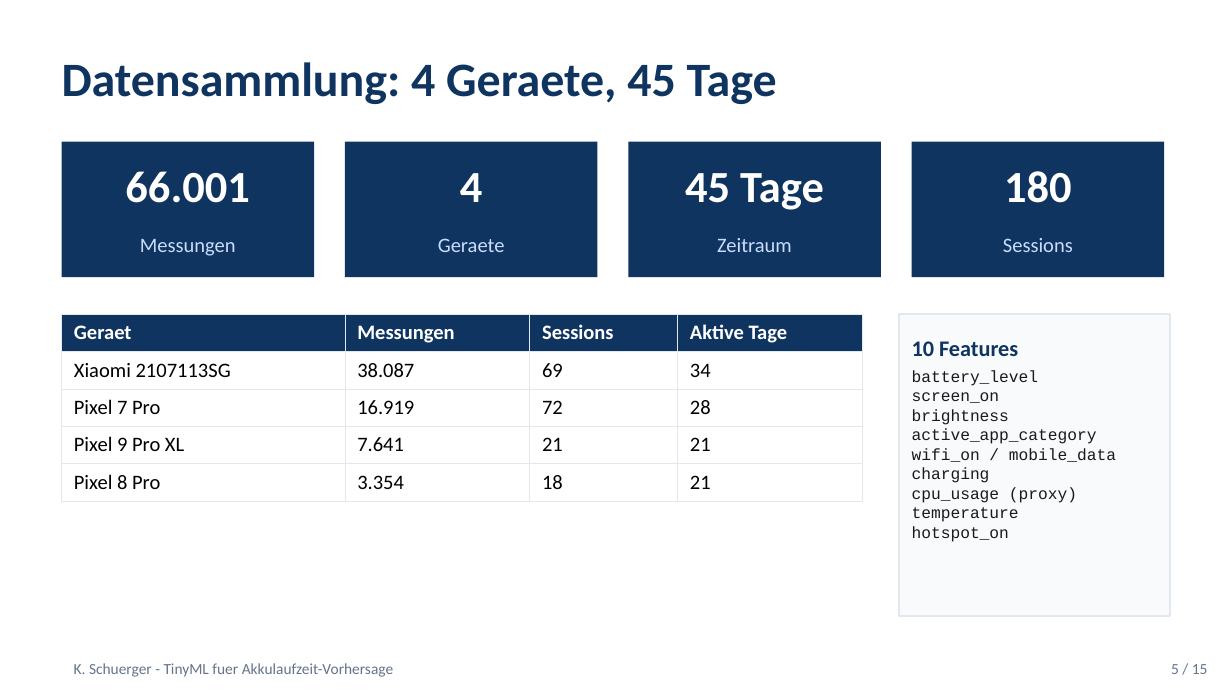
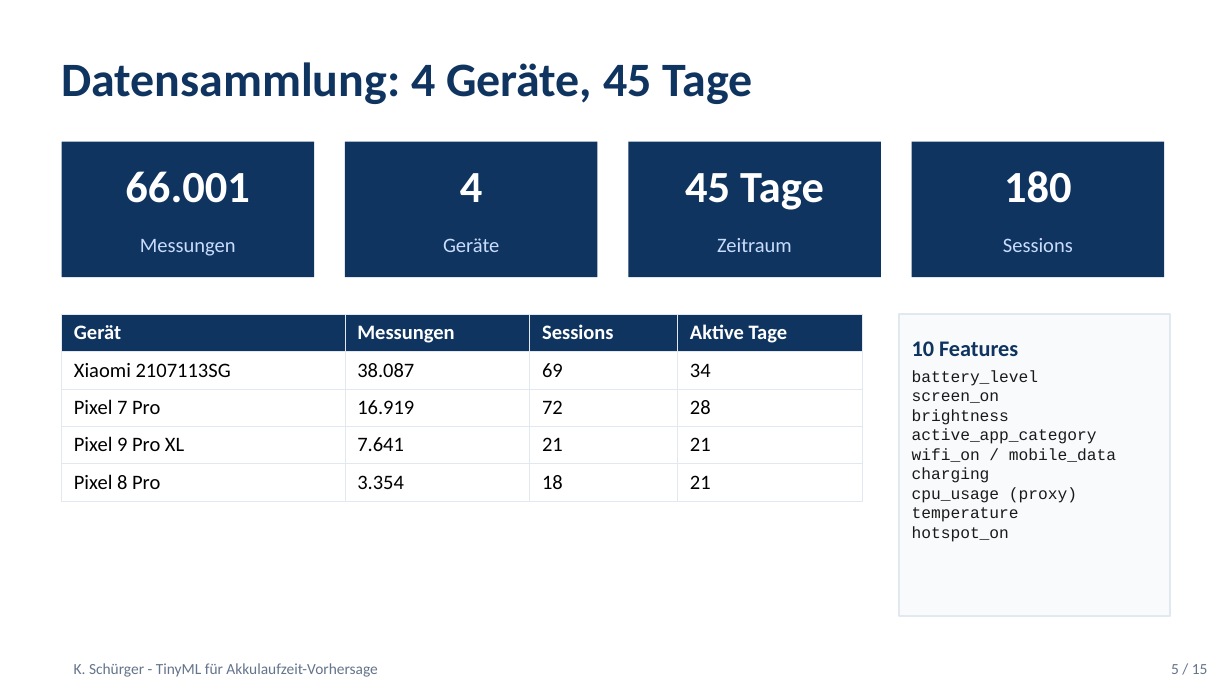
Before and after one commit to Keno-fsdf/HandyUsageRepo, a slide deck: slide 5 of paper/Paper_Verteidigung.pptx. Drawn at 1232x693 pixels with LibreOffice and Linux fonts; fonts in the diff are those of the drawing. Boxes give left, top, right and bottom in pixels: in the first picture for what was removed or moved away, otherwise in the second. Text is boxed around its words. In the diff, an @@ line names an element or a change of style, - is before the commit and + after.

```diff
--- a/paper/Paper_Verteidigung.pptx
+++ b/paper/Paper_Verteidigung.pptx
@@ text at [62,62,752,104]: text changed @@
-Datensammlung: 4 Geraete, 45 Tage
+Datensammlung: 4 Geräte, 45 Tage
@@ text at [443,238,499,252]: text changed @@
-Geraete
+Geräte
@@ table at [62,314,862,493] @@
-row 1, column 1: Geraet
+row 1, column 1: Gerät
@@ text at [74,663,377,677]: text changed @@
-K. Schuerger - TinyML fuer Akkulaufzeit-Vorhersage
+K. Schürger - TinyML für Akkulaufzeit-Vorhersage
```
Also in this commit, not shown: 14 other slides changed, 1 other file.
